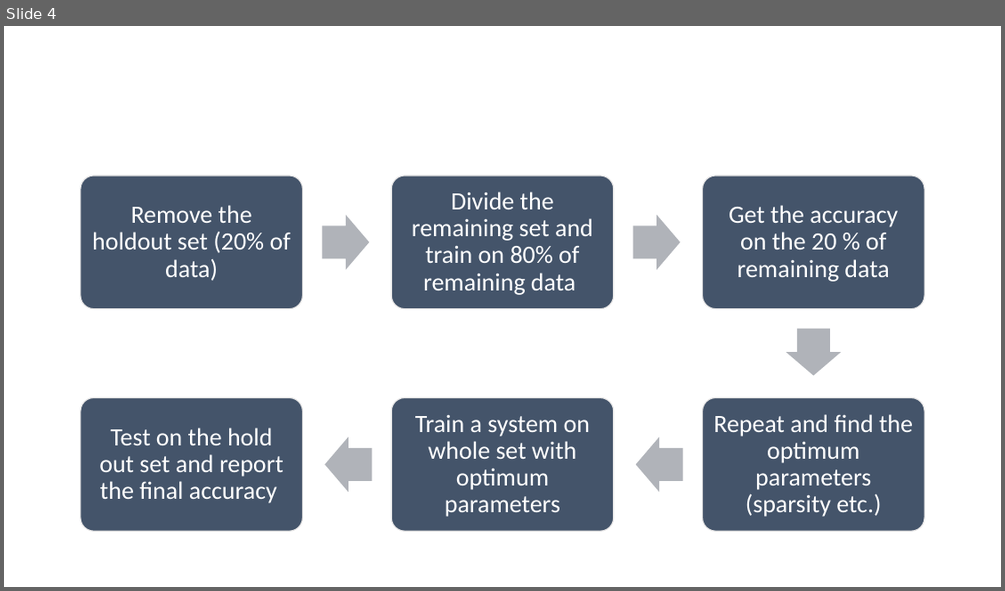
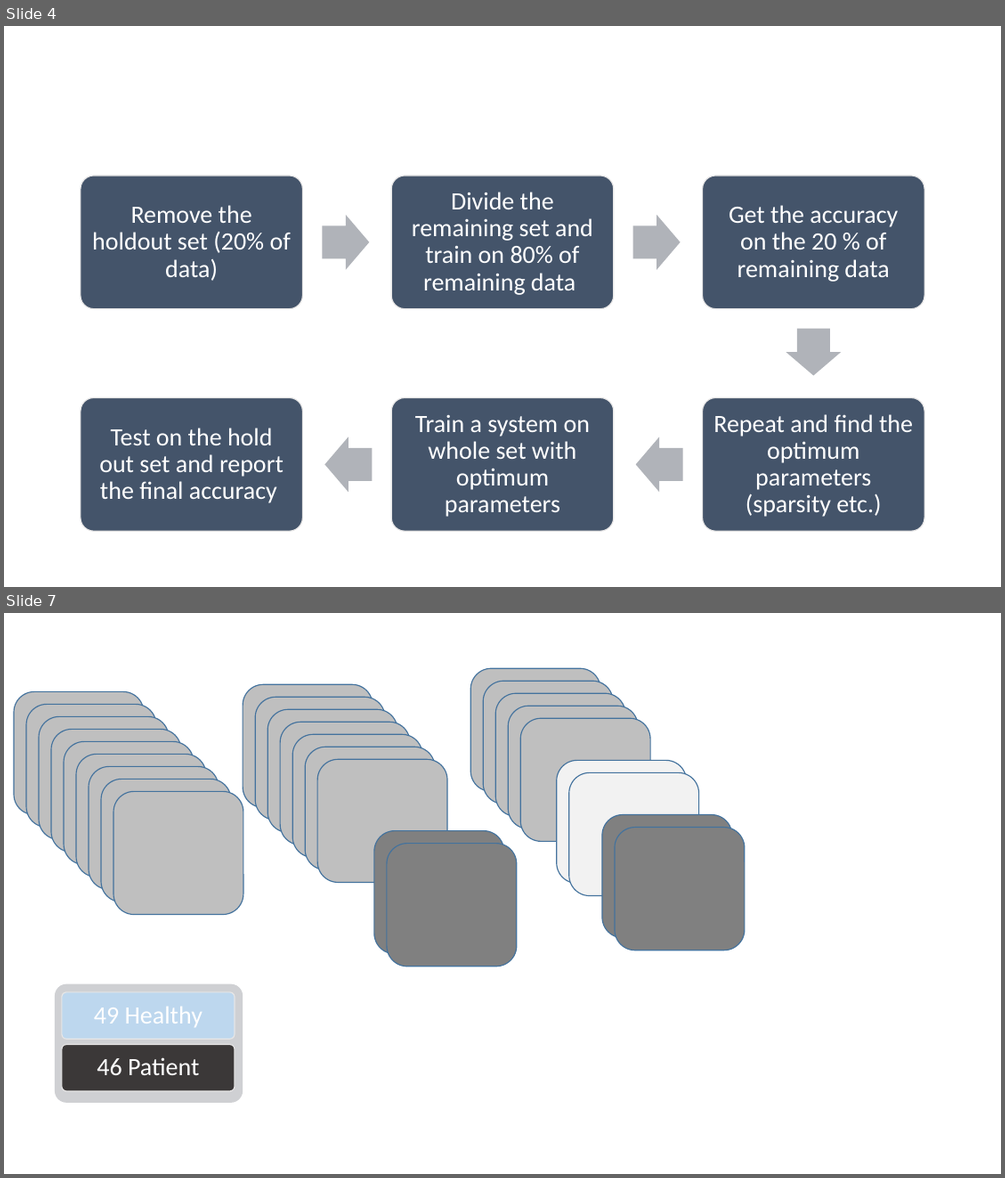
Before and after one commit to CMPUT659T4/cmput659_project, a slide deck: FinalPresentation Figures.pptx. Shown one above the other, each under a label of ours: slide 4 before the commit, slides 4 and 7 after it; the slides between them are not shown. The pictures are 1005x591 and 1005x1178 pixels, drawn with LibreOffice and Linux fonts; fonts in the diff are those of the drawing. Boxes give left, top, right and bottom in pixels: in the first picture for what was removed or moved away, otherwise in the second. Text is boxed around its words. In the diff, an @@ line names an element or a change of style, - is before the commit and + after.

```diff
--- a/FinalPresentation Figures.pptx
+++ b/FinalPresentation Figures.pptx
@@ slide 7 added at [4, 613, 1001, 1174], background #FFFFFF @@
@@ rounded rectangle added at [14, 691, 144, 814], fill #BFBFBF, outline #43739E 1 pt @@
@@ rounded rectangle added at [243, 685, 372, 807], fill #BFBFBF, outline #43739E 1 pt @@
@@ rounded rectangle added at [470, 668, 600, 791], fill #BFBFBF, outline #43739E 1 pt @@
@@ rounded rectangle added at [484, 681, 614, 803], fill #BFBFBF, outline #43739E 1 pt @@
@@ rounded rectangle added at [26, 705, 156, 827], fill #BFBFBF, outline #43739E 1 pt @@
@@ rounded rectangle added at [39, 717, 169, 840], fill #BFBFBF, outline #43739E 1 pt @@
@@ rounded rectangle added at [255, 697, 386, 819], fill #BFBFBF, outline #43739E 1 pt @@
@@ rounded rectangle added at [268, 709, 398, 832], fill #BFBFBF, outline #43739E 1 pt @@
@@ rounded rectangle added at [495, 693, 625, 816], fill #BFBFBF, outline #43739E 1 pt @@
@@ rounded rectangle added at [508, 706, 638, 828], fill #BFBFBF, outline #43739E 1 pt @@
@@ rounded rectangle added at [521, 718, 651, 841], fill #BFBFBF, outline #43739E 1 pt @@
@@ rounded rectangle added at [51, 729, 181, 852], fill #BFBFBF, outline #43739E 1 pt @@
@@ rounded rectangle added at [64, 742, 194, 864], fill #BFBFBF, outline #43739E 1 pt @@
@@ rounded rectangle added at [280, 722, 410, 844], fill #BFBFBF, outline #43739E 1 pt @@
@@ rounded rectangle added at [292, 734, 423, 857], fill #BFBFBF, outline #43739E 1 pt @@
@@ rounded rectangle added at [76, 755, 206, 877], fill #BFBFBF, outline #43739E 1 pt @@
@@ rounded rectangle added at [89, 766, 218, 889], fill #BFBFBF, outline #43739E 1 pt @@
@@ rounded rectangle added at [306, 747, 436, 869], fill #BFBFBF, outline #43739E 1 pt @@
@@ rounded rectangle added at [317, 760, 447, 882], fill #BFBFBF, outline #43739E 1 pt @@
@@ rounded rectangle added at [557, 761, 687, 883], fill #F2F2F2, outline #43739E 1 pt @@
@@ rounded rectangle added at [101, 779, 231, 901], fill #BFBFBF, outline #43739E 1 pt @@
@@ rounded rectangle added at [113, 792, 243, 915], fill #BFBFBF, outline #43739E 1 pt @@
@@ rounded rectangle added at [569, 773, 699, 896], fill #F2F2F2, outline #43739E 1 pt @@
@@ rounded rectangle added at [602, 815, 732, 938], fill #808080, outline #43739E 1 pt @@
@@ rounded rectangle added at [374, 831, 504, 953], fill #808080, outline #43739E 1 pt @@
@@ rounded rectangle added at [387, 844, 517, 966], fill #808080, outline #43739E 1 pt @@
@@ rounded rectangle added at [615, 827, 745, 949], fill #808080, outline #43739E 1 pt @@
@@ rounded rectangle added at [55, 984, 243, 1103], fill #CFD1D4 @@
@@ rounded rectangle added at [62, 992, 235, 1038], fill #BDD7EE, outline #E7E6E6 1 pt @@
@@ text added at [94, 1006, 202, 1027], 24 pt, text #FFFFFF @@
+49 Healthy
@@ rounded rectangle added at [62, 1045, 235, 1091], fill #3B3838, outline #E7E6E6 1 pt @@
@@ text added at [97, 1057, 199, 1075], 24 pt, text #FFFFFF @@
+46 Patient
```
Also in this commit, not shown: 1 slide changed, 3 other slides added, 8 other files.
